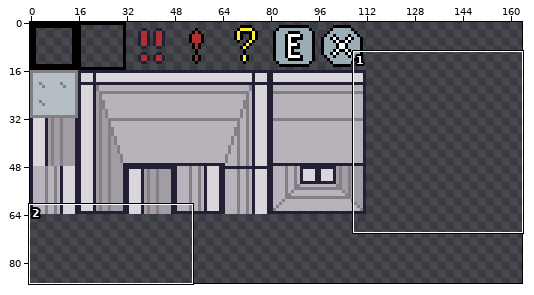
One commit to this sprite sheet: Assets/sprites.png. The picture above shows the old version from afar; the outline marks the close-up.
Close-up. Before the commit:
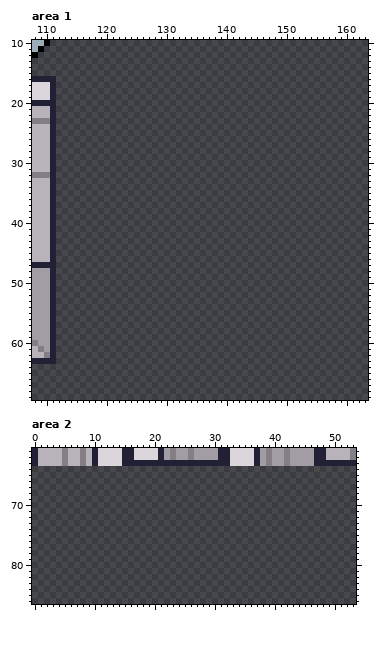
The file is 256x256 pixels. Shown: area 1: x 108..163, y 10..69; area 2: x 0..53, y 61..86. The wide view leaves out empty margins.
Once edited:
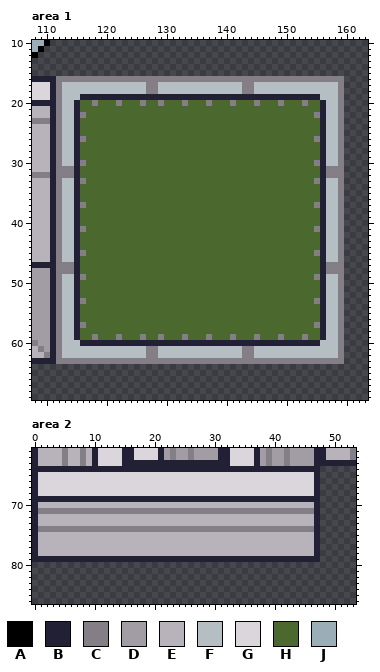
Palette (. is transparent): A #000000  B #222034  C #847e87  D #a29ca4  E #b8b3ba  F #b5bec2  G #dad6dc  H #4b692f  J #9badb7
Commit message: tapis! et murs manquants
From old to new:
Changed rows in their new state; - is an unchanged pixel.
Area 1:
first column x 112:
16 CCCCCCCCCCCCCCCCCCCCCCCCCCCCCCCCCCCCCCCCCCCCCCCC
17 CFFFFFFFFFFFFFFCCFFFFFFFFFFFFFFCCFFFFFFFFFFFFFFC
18 CFFFFFFFFFFFFFFCCFFFFFFFFFFFFFFCCFFFFFFFFFFFFFFC
19 CFFFBBBBBBBBBBBBBBBBBBBBBBBBBBBBBBBBBBBBBBBBFFFC
20 CFFBHHCHHHCHHHCHHCHHHCHHHCHHHCHHHCHHHCHHHCHHBFFC
21 CFFBHHHHHHHHHHHHHHHHHHHHHHHHHHHHHHHHHHHHHHHHBFFC
22 CFFBCHHHHHHHHHHHHHHHHHHHHHHHHHHHHHHHHHHHHHHCBFFC
23 CFFBHHHHHHHHHHHHHHHHHHHHHHHHHHHHHHHHHHHHHHHHBFFC
24 CFFBHHHHHHHHHHHHHHHHHHHHHHHHHHHHHHHHHHHHHHHHBFFC
25 CFFBHHHHHHHHHHHHHHHHHHHHHHHHHHHHHHHHHHHHHHHHBFFC
26 CFFBCHHHHHHHHHHHHHHHHHHHHHHHHHHHHHHHHHHHHHHCBFFC
27 CFFBHHHHHHHHHHHHHHHHHHHHHHHHHHHHHHHHHHHHHHHHBFFC
28 CFFBHHHHHHHHHHHHHHHHHHHHHHHHHHHHHHHHHHHHHHHHBFFC
29 CFFBHHHHHHHHHHHHHHHHHHHHHHHHHHHHHHHHHHHHHHHHBFFC
30 CFFBCHHHHHHHHHHHHHHHHHHHHHHHHHHHHHHHHHHHHHHCBFFC
31 CCCBHHHHHHHHHHHHHHHHHHHHHHHHHHHHHHHHHHHHHHHHBCCC
32 CCCBHHHHHHHHHHHHHHHHHHHHHHHHHHHHHHHHHHHHHHHHBCCC
33 CFFBCHHHHHHHHHHHHHHHHHHHHHHHHHHHHHHHHHHHHHHCBFFC
34 CFFBHHHHHHHHHHHHHHHHHHHHHHHHHHHHHHHHHHHHHHHHBFFC
35 CFFBHHHHHHHHHHHHHHHHHHHHHHHHHHHHHHHHHHHHHHHHBFFC
36 CFFBHHHHHHHHHHHHHHHHHHHHHHHHHHHHHHHHHHHHHHHHBFFC
37 CFFBCHHHHHHHHHHHHHHHHHHHHHHHHHHHHHHHHHHHHHHCBFFC
38 CFFBHHHHHHHHHHHHHHHHHHHHHHHHHHHHHHHHHHHHHHHHBFFC
39 CFFBHHHHHHHHHHHHHHHHHHHHHHHHHHHHHHHHHHHHHHHHBFFC
40 CFFBHHHHHHHHHHHHHHHHHHHHHHHHHHHHHHHHHHHHHHHHBFFC
41 CFFBCHHHHHHHHHHHHHHHHHHHHHHHHHHHHHHHHHHHHHHCBFFC
42 CFFBHHHHHHHHHHHHHHHHHHHHHHHHHHHHHHHHHHHHHHHHBFFC
43 CFFBHHHHHHHHHHHHHHHHHHHHHHHHHHHHHHHHHHHHHHHHBFFC
44 CFFBHHHHHHHHHHHHHHHHHHHHHHHHHHHHHHHHHHHHHHHHBFFC
45 CFFBCHHHHHHHHHHHHHHHHHHHHHHHHHHHHHHHHHHHHHHCBFFC
46 CFFBHHHHHHHHHHHHHHHHHHHHHHHHHHHHHHHHHHHHHHHHBFFC
47 CCCBHHHHHHHHHHHHHHHHHHHHHHHHHHHHHHHHHHHHHHHHBCCC
48 CCCBHHHHHHHHHHHHHHHHHHHHHHHHHHHHHHHHHHHHHHHHBCCC
49 CFFBCHHHHHHHHHHHHHHHHHHHHHHHHHHHHHHHHHHHHHHCBFFC
50 CFFBHHHHHHHHHHHHHHHHHHHHHHHHHHHHHHHHHHHHHHHHBFFC
51 CFFBHHHHHHHHHHHHHHHHHHHHHHHHHHHHHHHHHHHHHHHHBFFC
52 CFFBHHHHHHHHHHHHHHHHHHHHHHHHHHHHHHHHHHHHHHHHBFFC
53 CFFBCHHHHHHHHHHHHHHHHHHHHHHHHHHHHHHHHHHHHHHCBFFC
54 CFFBHHHHHHHHHHHHHHHHHHHHHHHHHHHHHHHHHHHHHHHHBFFC
55 CFFBHHHHHHHHHHHHHHHHHHHHHHHHHHHHHHHHHHHHHHHHBFFC
56 CFFBHHHHHHHHHHHHHHHHHHHHHHHHHHHHHHHHHHHHHHHHBFFC
57 CFFBCHHHHHHHHHHHHHHHHHHHHHHHHHHHHHHHHHHHHHHCBFFC
58 CFFBHHHHHHHHHHHHHHHHHHHHHHHHHHHHHHHHHHHHHHHHBFFC
59 CFFBHHCHHHCHHHCHHCHHHCHHHCHHHCHHHCHHHCHHHCHHBFFC
60 CFFFBBBBBBBBBBBBBBBBBBBBBBBBBBBBBBBBBBBBBBBBFFFC
61 CFFFFFFFFFFFFFFCCFFFFFFFFFFFFFFCCFFFFFFFFFFFFFFC
62 CFFFFFFFFFFFFFFCCFFFFFFFFFFFFFFCCFFFFFFFFFFFFFFC
63 CCCCCCCCCCCCCCCCCCCCCCCCCCCCCCCCCCCCCCCCCCCCCCCC
Area 2:
first column x 0:
64 BBBBBBBBBBBBBBBBBBBBBBBBBBBBBBBBBBBBBBBBBBBBBBBB
65 BGGGGGGGGGGGGGGGGGGGGGGGGGGGGGGGGGGGGGGGGGGGGGGB
66 BGGGGGGGGGGGGGGGGGGGGGGGGGGGGGGGGGGGGGGGGGGGGGGB
67 BGGGGGGGGGGGGGGGGGGGGGGGGGGGGGGGGGGGGGGGGGGGGGGB
68 BGGGGGGGGGGGGGGGGGGGGGGGGGGGGGGGGGGGGGGGGGGGGGGB
69 BBBBBBBBBBBBBBBBBBBBBBBBBBBBBBBBBBBBBBBBBBBBBBBB
70 BEEEEEEEEEEEEEEEEEEEEEEEEEEEEEEEEEEEEEEEEEEEEEEB
71 BCCCCCCCCCCCCCCCCCCCCCCCCCCCCCCCCCCCCCCCCCCCCCCB
72 BEEEEEEEEEEEEEEEEEEEEEEEEEEEEEEEEEEEEEEEEEEEEEEB
73 BEEEEEEEEEEEEEEEEEEEEEEEEEEEEEEEEEEEEEEEEEEEEEEB
74 BCCCCCCCCCCCCCCCCCCCCCCCCCCCCCCCCCCCCCCCCCCCCCCB
75 BEEEEEEEEEEEEEEEEEEEEEEEEEEEEEEEEEEEEEEEEEEEEEEB
76 BEEEEEEEEEEEEEEEEEEEEEEEEEEEEEEEEEEEEEEEEEEEEEEB
77 BEEEEEEEEEEEEEEEEEEEEEEEEEEEEEEEEEEEEEEEEEEEEEEB
78 BEEEEEEEEEEEEEEEEEEEEEEEEEEEEEEEEEEEEEEEEEEEEEEB
79 BBBBBBBBBBBBBBBBBBBBBBBBBBBBBBBBBBBBBBBBBBBBBBBB
Where, in picture pixels (left, top, right, bottom), the same in both close-ups:
added: (56, 76, 344, 364)
added: (32, 466, 320, 562)
